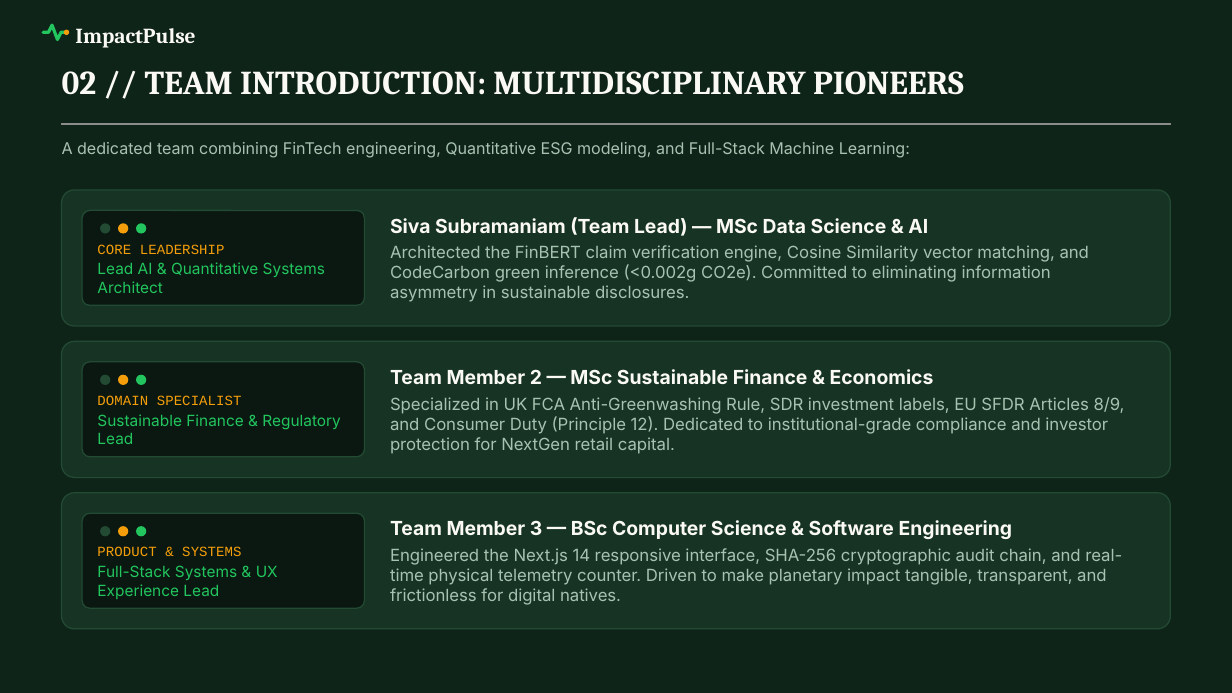
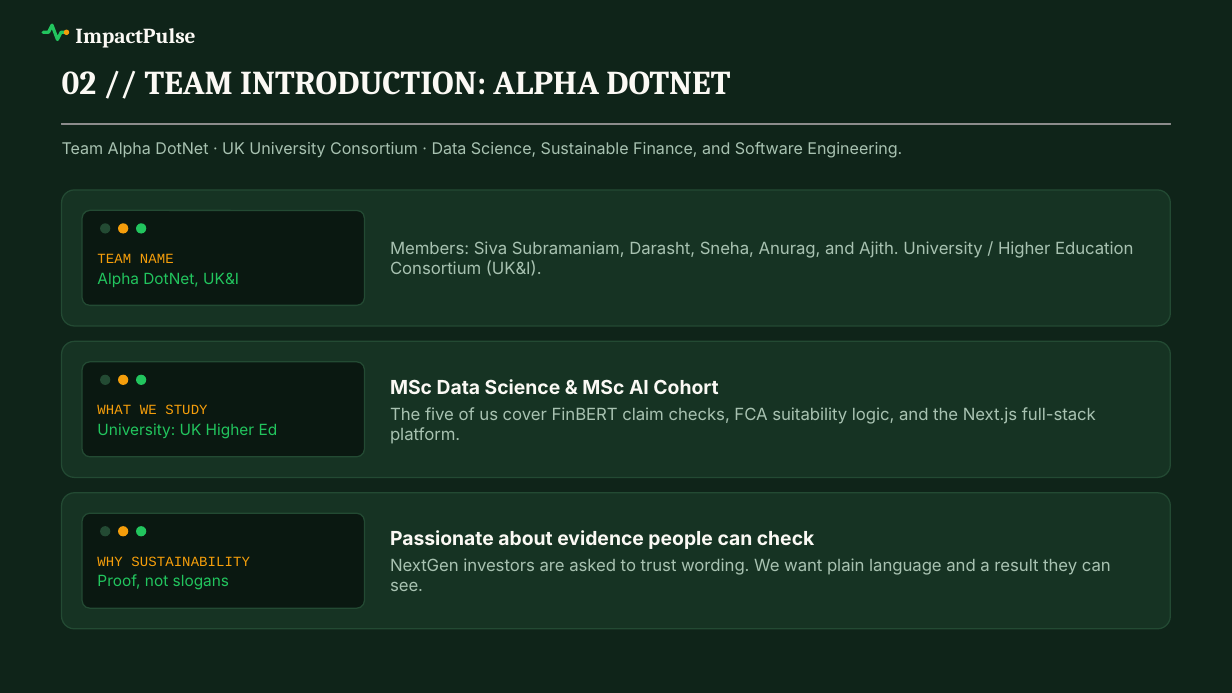
Before and after one commit to Siva-Subramaniam-DS/TCS-Project, a slide deck: slide 2 of ImpactPulse_TCS_Submission_12Slides.pptx. Drawn at 1232x693 pixels with LibreOffice and Linux fonts; fonts in the diff are those of the drawing; grey boxes stand for pictures; background and template pictures are left out. Boxes give left, top, right and bottom in pixels: in the first picture for what was removed or moved away, otherwise in the second. Text is boxed around its words. In the diff, an @@ line names an element or a change of style, - is before the commit and + after.

Commit message:
fix(deck): achieve 100% compliance across TCS Guidelines, HSBC Challenge Statement, and Judging Criteria

```diff
--- a/ImpactPulse_TCS_Submission_12Slides.pptx
+++ b/ImpactPulse_TCS_Submission_12Slides.pptx
@@ text at <box>62,71,730,95</box>: text changed @@
-02 // TEAM INTRODUCTION: MULTIDISCIPLINARY PIONEERS
+02 // TEAM INTRODUCTION: ALPHA DOTNET
@@ text at <box>62,142,902,158</box>: text changed @@
-A dedicated team combining FinTech engineering, Quantitative ESG modeling, and Full-Stack Machine Learning:
+Team Alpha DotNet · UK University Consortium · Data Science, Sustainable Finance, and Software Engineering.
@@ text at <box>97,253,239,287</box>: text changed @@
-CORE LEADERSHIP
-Lead AI & Quantitative Systems Architect
+TEAM NAME
+Alpha DotNet, UK&I
@@ text at <box>390,241,1133,276</box>: text changed @@
-Siva Subramaniam (Team Lead) — MSc Data Science & AI
-Architected the FinBERT claim verification engine, Cosine Similarity vector matching, and CodeCarbon green inference (<0.002g CO2e). Committed to eliminating information asymmetry in sustainable disclosures.
+Members: Siva Subramaniam, Darasht, Sneha, Anurag, and Ajith. University / Higher Education Consortium (UK&I).
@@ text at <box>390,379,1096,444</box>: text changed @@
-Team Member 2 — MSc Sustainable Finance & Economics
-Specialized in UK FCA Anti-Greenwashing Rule, SDR investment labels, EU SFDR Articles 8/9, and Consumer Duty (Principle 12). Dedicated to institutional-grade compliance and investor protection for NextGen retail capital.
+MSc Data Science & MSc AI Cohort
+The five of us cover FinBERT claim checks, FCA suitability logic, and the Next.js full-stack platform.
@@ text at <box>97,404,278,439</box>: text changed @@
-DOMAIN SPECIALIST
-Sustainable Finance & Regulatory Lead
+WHAT WE STUDY
+University: UK Higher Ed
@@ text at <box>390,530,1111,591</box>: text changed @@
-Team Member 3 — BSc Computer Science & Software Engineering
-Engineered the Next.js 14 responsive interface, SHA-256 cryptographic audit chain, and real-time physical telemetry counter. Driven to make planetary impact tangible, transparent, and frictionless for digital natives.
+Passionate about evidence people can check
+NextGen investors are asked to trust wording. We want plain language and a result they can see.
@@ text at <box>97,556,250,590</box>: text changed; size 9 to 8.2 pt; font Inter to Courier New; text colour #22C55E to #F59E0B @@
-PRODUCT & SYSTEMS
-Full-Stack Systems & UX Experience Lead
+WHY SUSTAINABILITY
+Proof, not slogans
```
Also in this commit, not shown: 11 other slides changed, 1 other file.
